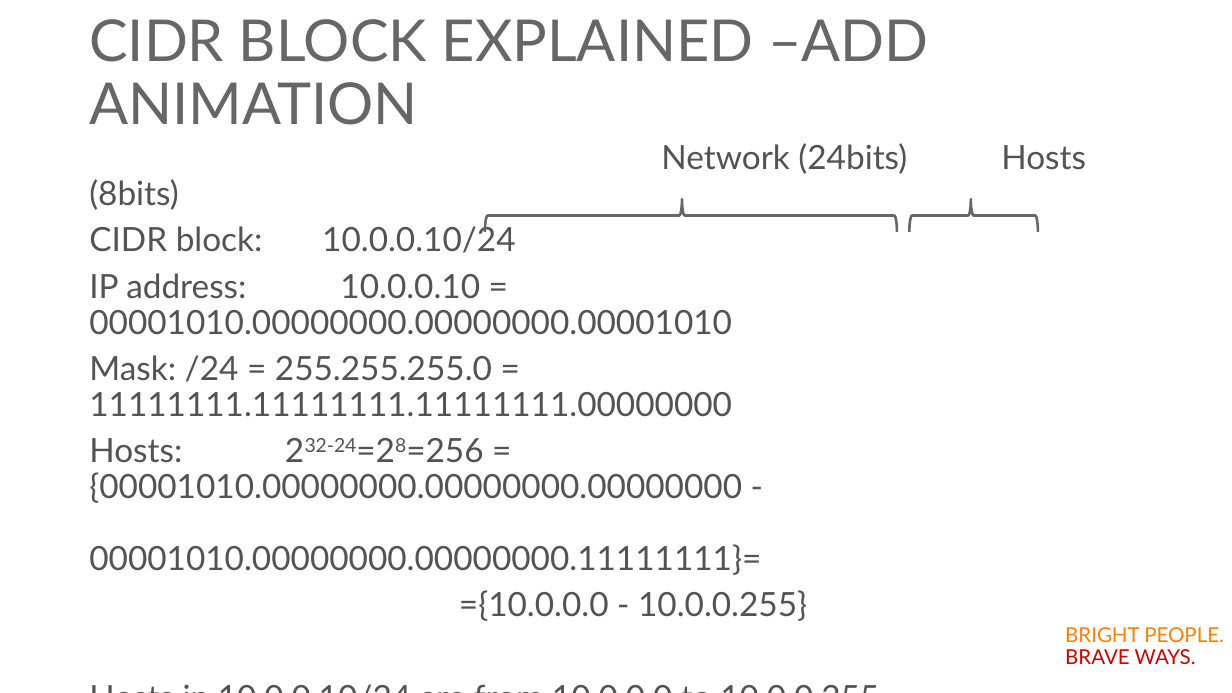
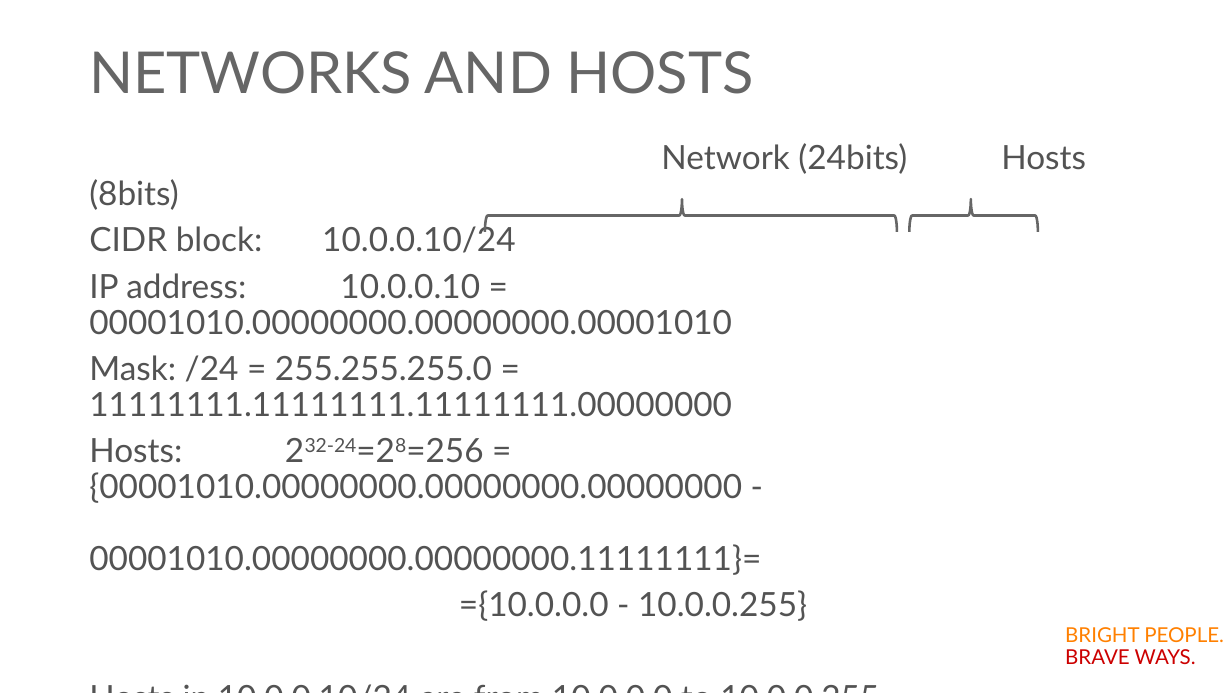
Before and after one commit to Accedia/aws-workshop, a slide deck: slide 5 of Day3-VPC_and_Networks/VPC.pptx (slide 14 before the commit). Drawn at 1232x693 pixels with LibreOffice and Linux fonts; fonts in the diff are those of the drawing; background and template pictures are left out. Boxes give left, top, right and bottom in pixels: in the first picture for what was removed or moved away, otherwise in the second. Text is boxed around its words. In the diff, an @@ line names an element or a change of style, - is before the commit and + after.

Commit message:
Improve Day3 presentation network part

```diff
--- a/Day3-VPC_and_Networks/VPC.pptx
+++ b/Day3-VPC_and_Networks/VPC.pptx
@@ title at box(89, 51, 754, 94): text changed @@
-CIDR BLOCK EXPLAINED –ADD ANIMATION
+NETWORKS AND HOSTS
```
Also in this commit, not shown: 7 other slides changed, 2 slides added, 1 other file.
